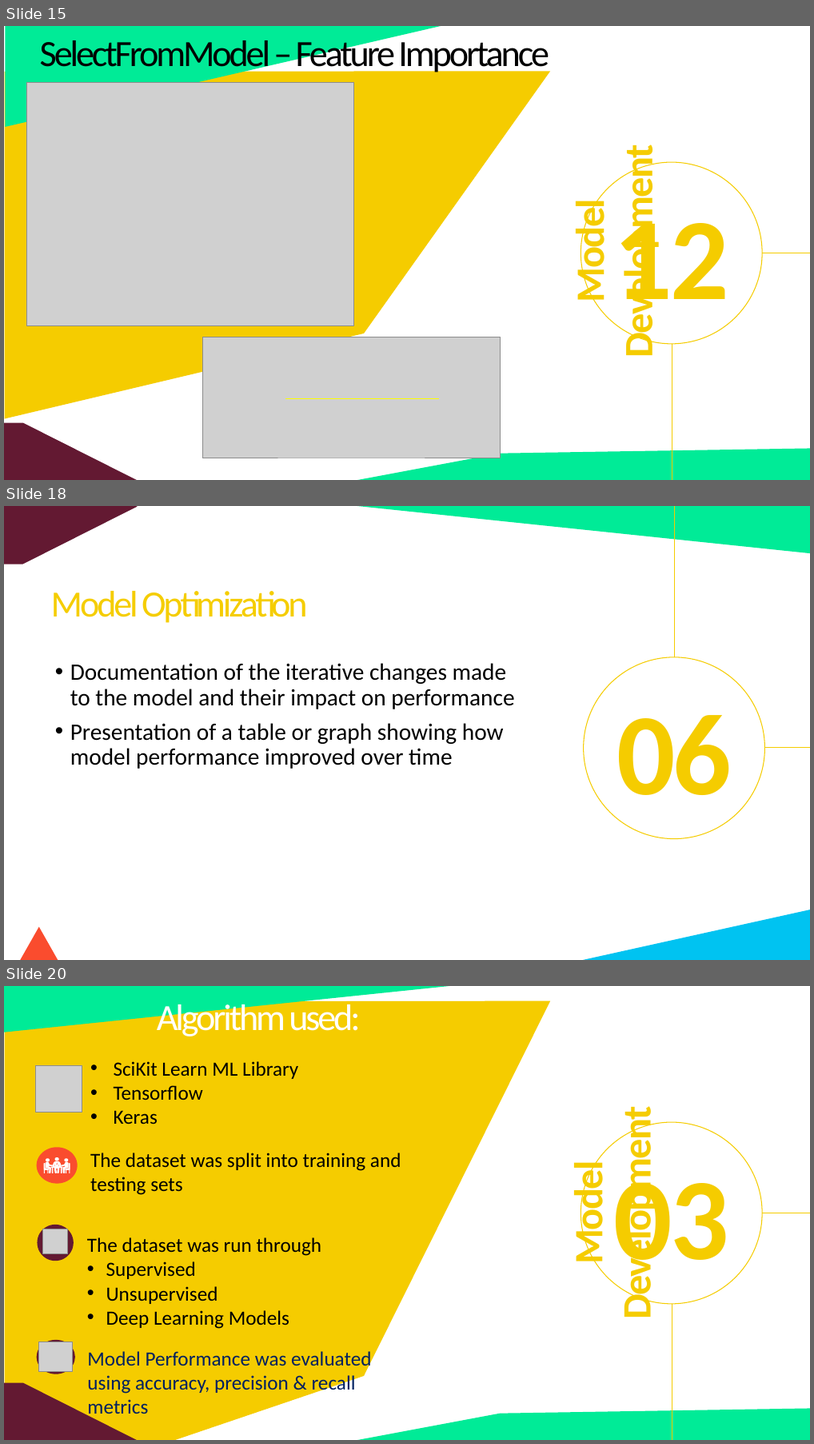
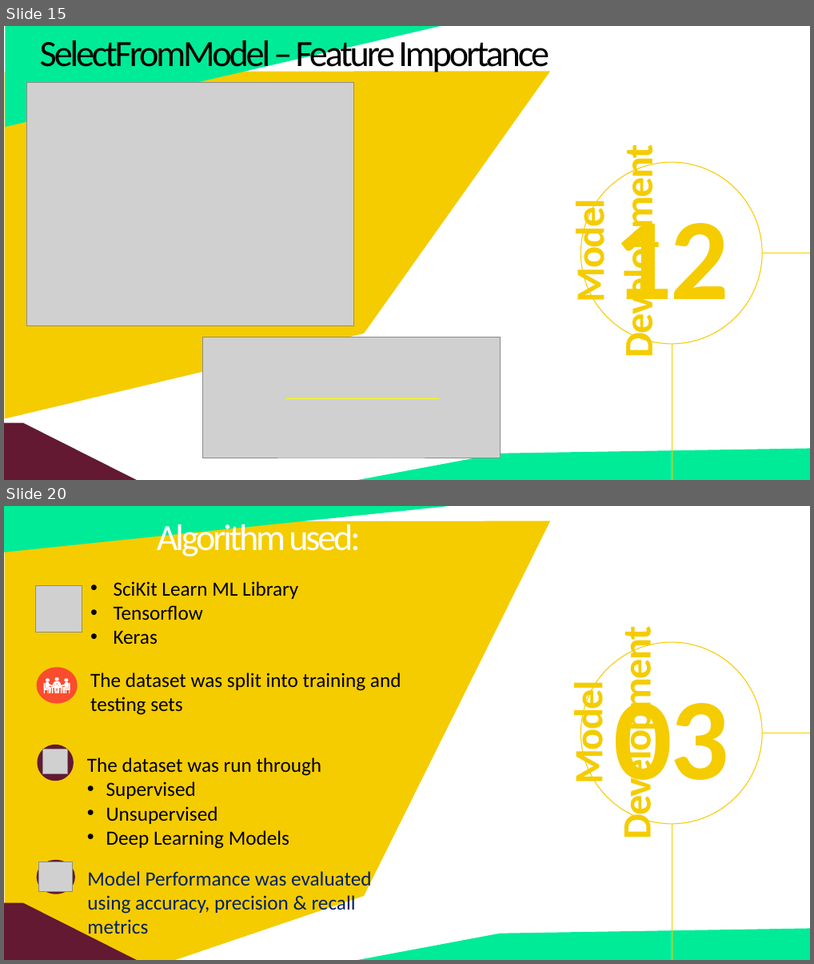
Before and after one commit to fbrowther/Detecting-Fraudulent-Credit-Card-Transactions-Using-Machine-Learning, a slide deck: CreditCardTransactions-Project4Group4.pptx. Shown one above the other, each under a label of ours: slides 15, 18 and 20 before the commit, slides 15 and 20 after it; the slides between them are not shown. The pictures are 814x1444 and 814x964 pixels, drawn with LibreOffice and Linux fonts; fonts in the diff are those of the drawing; grey boxes stand for pictures. Boxes give left, top, right and bottom in pixels: in the first picture for what was removed or moved away, otherwise in the second. Text is boxed around its words. In the diff, an @@ line names an element or a change of style, - is before the commit and + after.

```diff
--- a/CreditCardTransactions-Project4Group4.pptx
+++ b/CreditCardTransactions-Project4Group4.pptx
@@ slide 18 removed at <box>4,506,810,960</box>, background #FFFFFF @@
@@ pentagon arrow removed at <box>4,506,137,564</box> @@
@@ right triangle removed at <box>358,506,810,553</box> @@
@@ line removed from (675, 506) to (675, 657) @@
@@ text removed at <box>51,591,308,623</box> @@
-Model Optimization
@@ text removed at <box>70,663,514,768</box> @@
-• Documentation of the iterative changes made to the model and their impact on performance
-• Presentation of a table or graph showing how model performance improved over time
@@ ellipse removed at <box>584,657,766,839</box> @@
@@ text removed at <box>617,715,732,821</box> @@
-06
@@ line removed from (810, 748) to (766, 748) @@
@@ right triangle removed at <box>583,909,810,960</box> @@
@@ diamond removed at <box>4,927,132,960</box> @@
```
Also in this commit, not shown: 2 slides changed, 3 slides added, 2 other slides removed.
